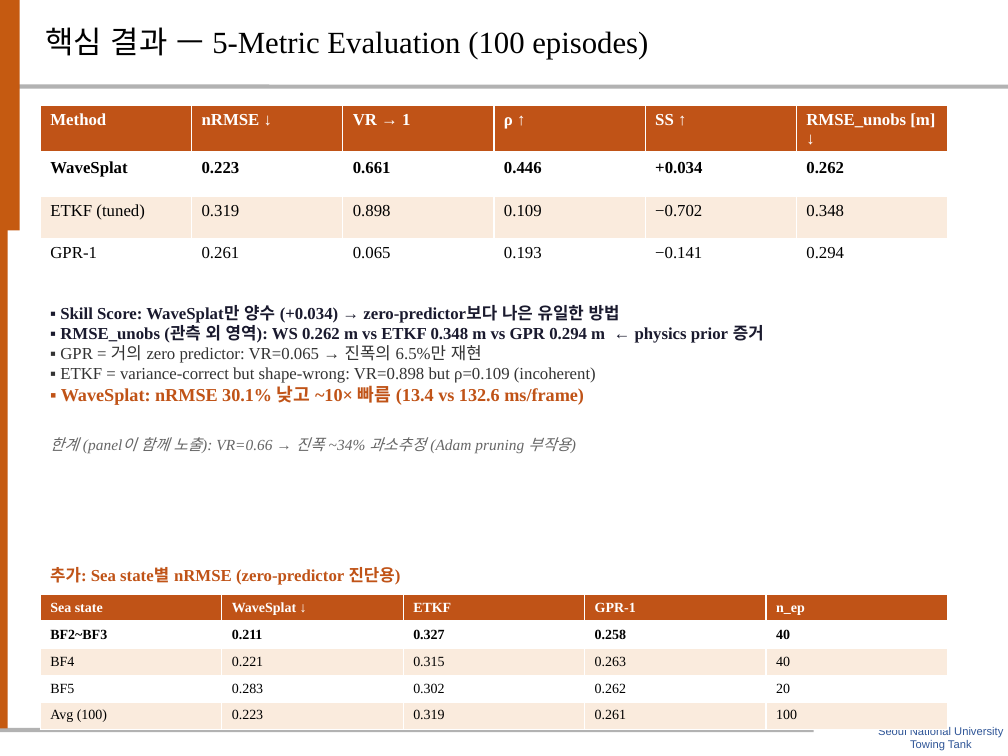
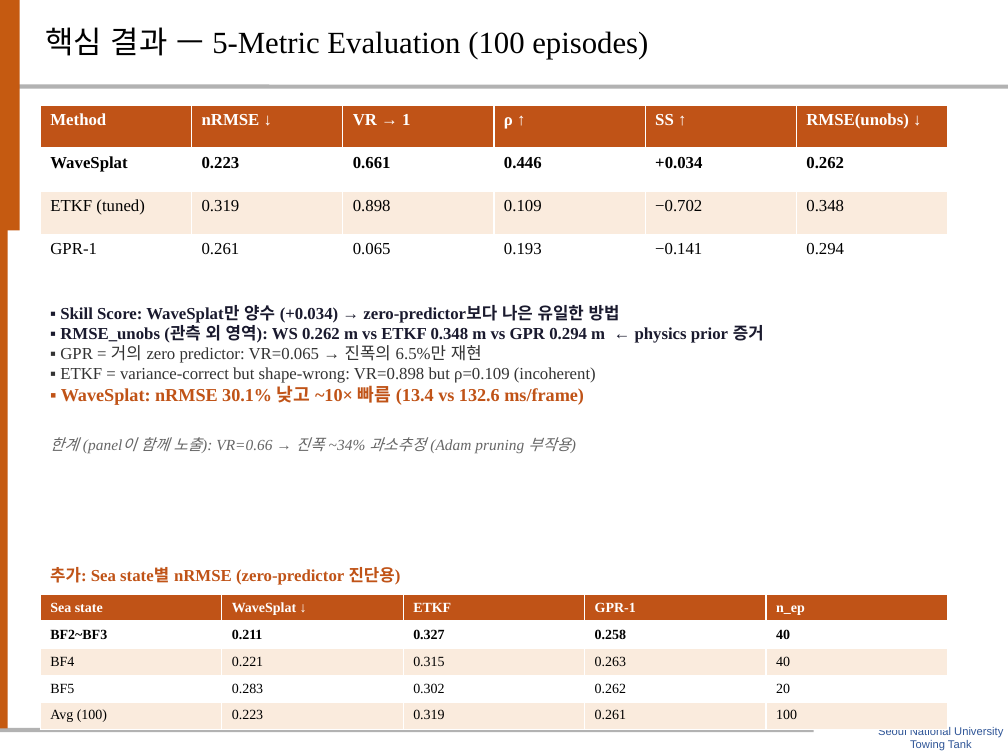
Before and after one commit to SAEYONGPARK94/wavesplat, a slide deck: slide 15 of wavesplat/docs/labmeeting_wavesplat.pptx (slide 14 before the commit). Drawn at 1008x756 pixels with LibreOffice and Linux fonts; fonts in the diff are those of the drawing; background and template pictures are left out. Boxes give left, top, right and bottom in pixels: in the first picture for what was removed or moved away, otherwise in the second. Text is boxed around its words. In the diff, an @@ line names an element or a change of style, - is before the commit and + after.

```diff
--- a/wavesplat/docs/labmeeting_wavesplat.pptx
+++ b/wavesplat/docs/labmeeting_wavesplat.pptx
@@ table at bbox=[40, 106, 948, 277] @@
-row 1, column 6: RMSE_unobs [m] ↓
+row 1, column 6: RMSE(unobs) ↓
```
Also in this commit, not shown: 3 other slides changed, 1 slide added, 1 other file.
